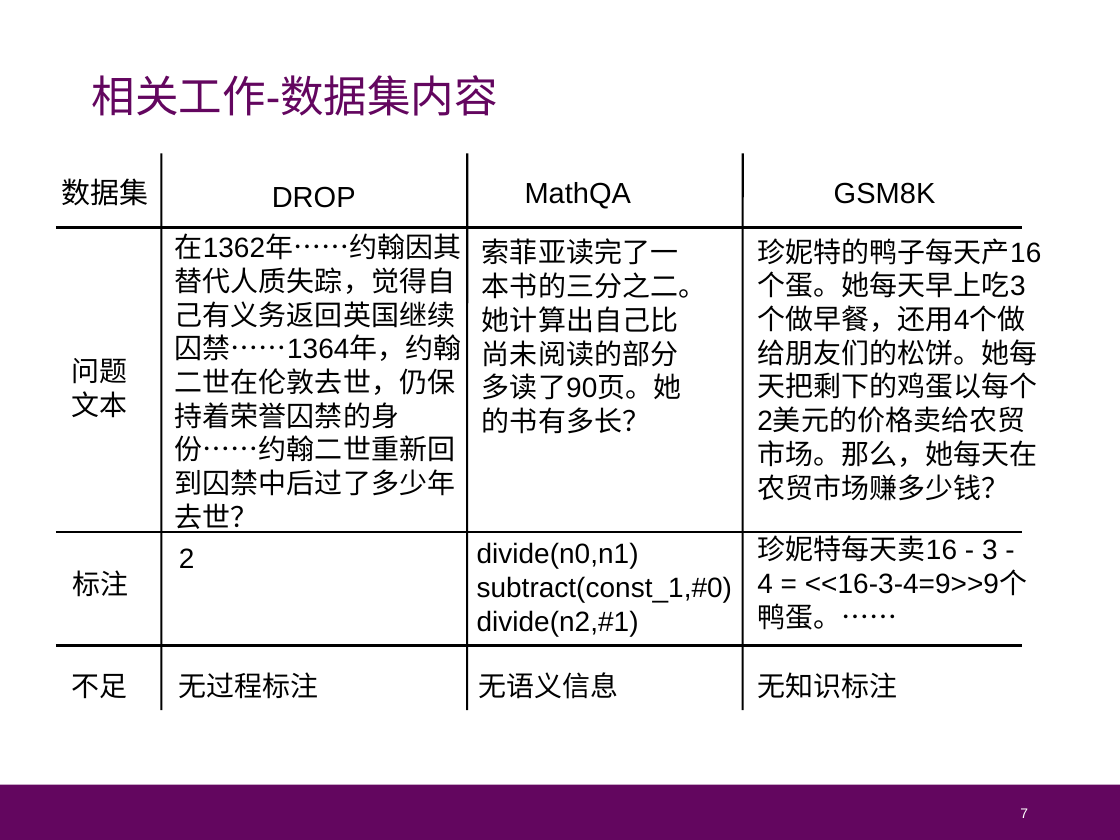
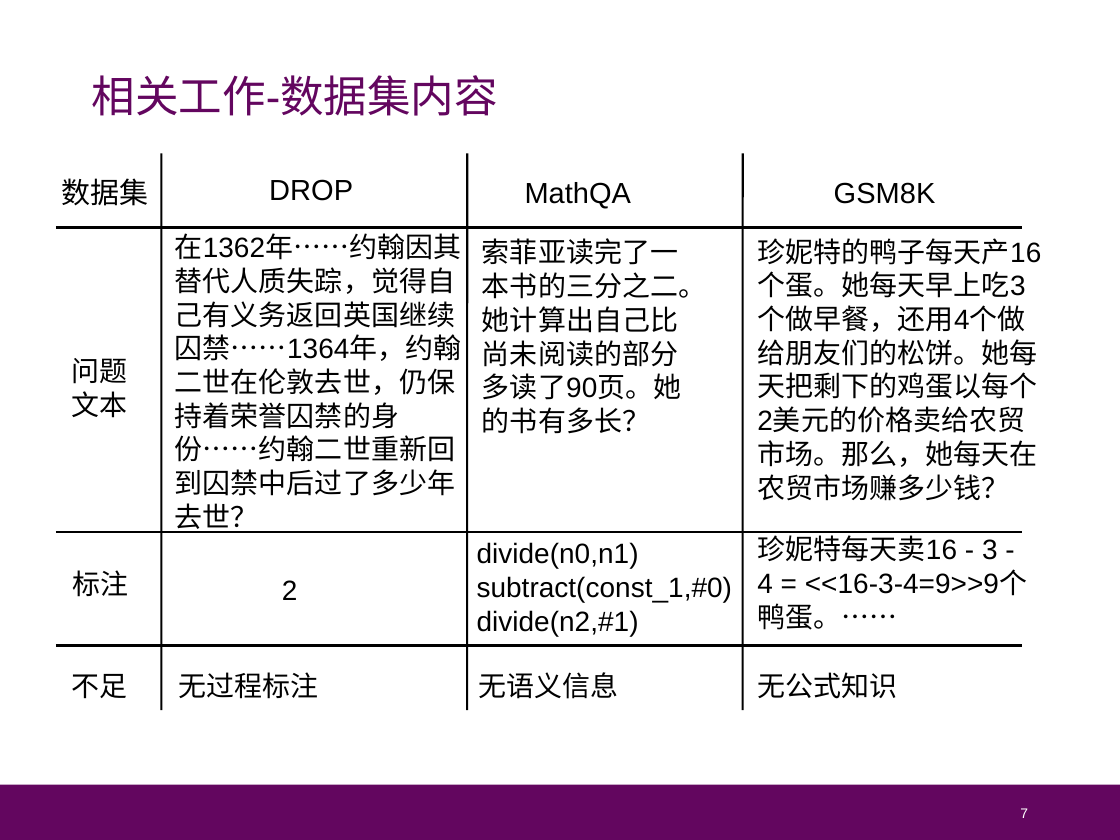
Before and after one commit to Cat-Overflow/NJU_thesis, a slide deck: slide 7 of 毕业答辩/论文答辩_朱博林.pptx. Drawn at 1120x840 pixels with LibreOffice and Linux fonts; fonts in the diff are those of the drawing. Boxes give left, top, right and bottom in pixels: in the first picture for what was removed or moved away, otherwise in the second. Text is boxed around its words. In the diff, an @@ line names an element or a change of style, - is before the commit and + after.

```diff
--- a/毕业答辩/论文答辩_朱博林.pptx
+++ b/毕业答辩/论文答辩_朱博林.pptx
@@ text "DROP": place and size @@
-text "DROP" at [272,186,356,208]
+text "DROP" at [269,179,353,201]
@@ text "2": place and size @@
-text "2" at [179,548,195,568]
+text "2" at [282,580,298,600]
@@ text at [757,672,897,699]: text changed @@
-无知识标注
+无公式知识
```
Also in this commit, not shown: 6 other slides changed.
